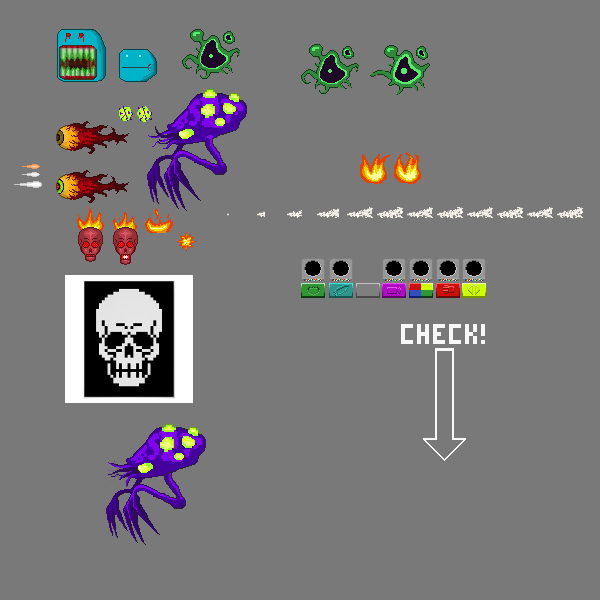
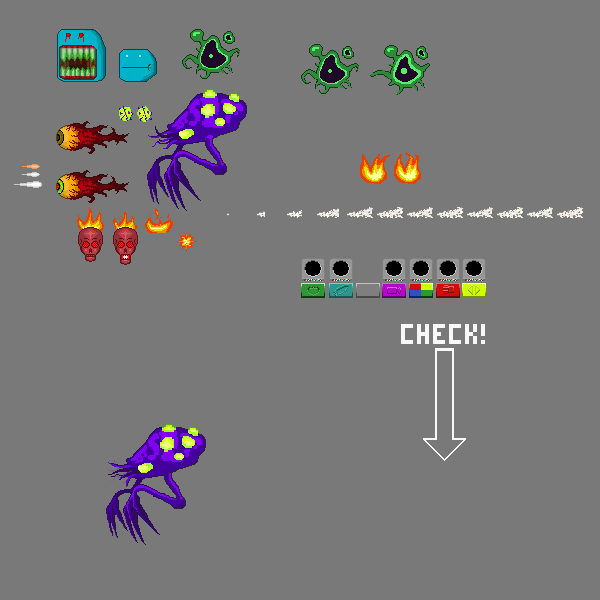
Before/after of a 600px x 600px layered artwork. What changed in the layer stack:
removed layer "Pasted Layer #1" over [65, 275, 193, 403]
